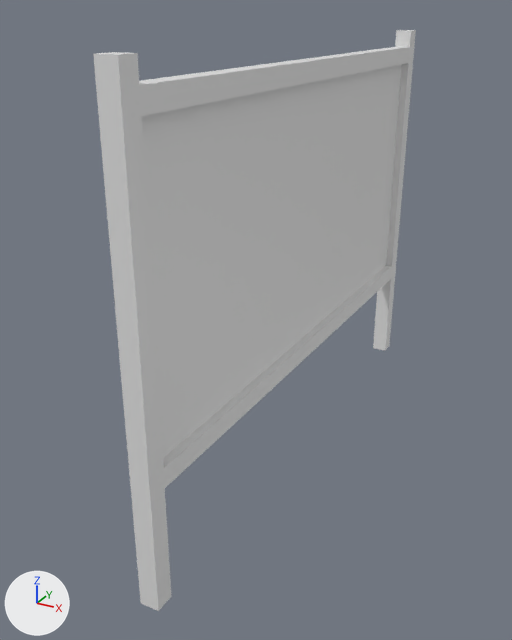
A saved change to the Blender file PECO-Unity/Assets/ProjectEconomy/Bundles/Objects/Medium/PECO_CE_Fence_0/Model_0.blend.
Rendered twice from a 50 mm lens placed at (3.15, -6.85, 3.92), pointed at (-0.35, -0.49, 0.73). Lighting does not change. The marker at lower left points along +X, +Y and +Z. Objects named as collision shapes, trigger or cutter boxes, shadow casters or lower levels of detail are left out.

Objects in the first picture: 'Model_0', 'Model_1'.
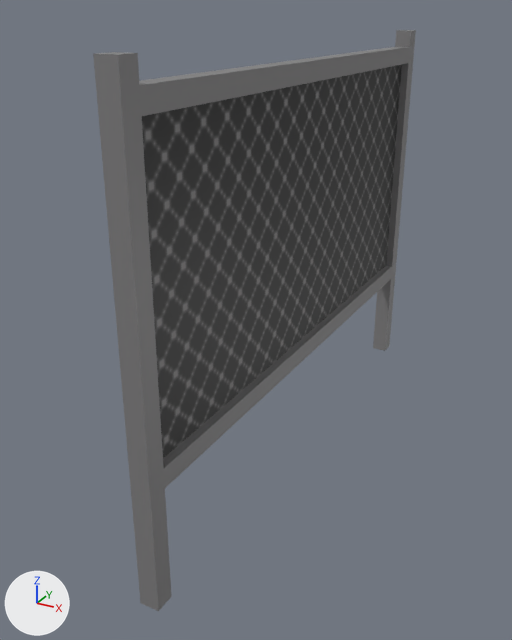
Changed parts and their boxes [x1, y1, x2, y2] in the pictures (512 x 640 px):
'Model_1', surface changed (grey to black): [142, 65, 402, 458] in both
'Model_0', surface changed: [93, 30, 416, 611] in both
part 1 of me_fence_0, built on: [93, 53, 172, 611] in both
part 2 of me_fence_0, built on: [385, 30, 416, 350] in both
part 3 of me_fence_0, recoloured: [96, 30, 413, 488] in both

The change in detail:
Picture 'Texture.png' (img_texture_png) is new.
In material 'Material' (mat_material), base_color is no longer (0.8, 0.8, 0.8), white #e7e7e7.
In material 'Material' (mat_material), texture is now set to img_texture_png.
Material 'Material1' (mat_material1) is new.
Its texture is img_texture_png.
me_fence_0 is used by ob_model_0.
me_fence_0 had 32 vertices, 22 faces and spanned x -0.1..0.1, y -3.1..3.1, z -1.0..3.65.
me_fence_0 now has 48 vertices, 46 faces and spans x -0.1..0.1, y -3.1..3.1, z -1.0..3.65.
Part 1, on me_fence_0:
3 faces are deleted.
8 new vertices lie (0.0, -0.2, 0.0) away from vertices in x -0.1..0.1, y -2.9, z 0.2..3.45.
15 new faces join them.
Part 2, on me_fence_0:
3 faces are deleted.
8 new vertices lie (0.0, 0.2, 0.0) away from vertices in x -0.1..0.1, y 2.9, z 0.2..3.45.
15 new faces join them.
me_fence_0 part 3: 16 faces spanning x -0.1..0.1, y -3.1..3.1, z -1.0..3.65 switch from mat_material (white #e7e7e7) to mat_material1 (picture img_texture_png).
